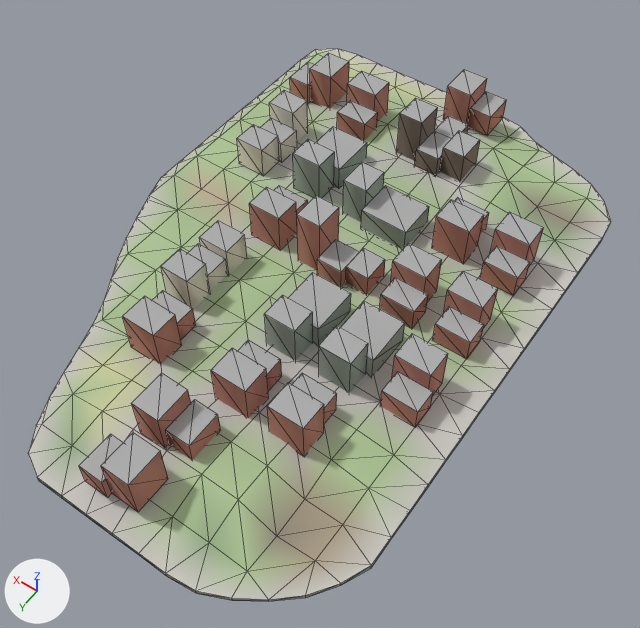
The glTF model godot_project/remake/sky/islands/SKY-025.lod1.glb as it was, and as the next commit left it.
Before and after are seen from a 50 mm camera at (-104.0, 153.0, 211.0) aimed at (-2.0, 11.0, -13.0). The axes (+X, +Y, +Z) are drawn at lower left. The lights are the same throughout. The picture after the commit comes second. Mesh edges are drawn as thin lines.

The older version as bpy lines, for what is in view:
```python
me_buildings = bpy.data.meshes.new('buildings')
me_buildings.from_pydata(...)  # 390 vertices, 490 faces; spans x -52.0..60.0, y -89.0..101.0, z 0.0..21.0
me_buildings.materials.append(mat_sky_lod_bldg)
me_deck = bpy.data.meshes.new('deck')
me_deck.from_pydata(...)  # 224 vertices, 379 faces; spans x -64.0..71.0, y -94.0..107.0, z -2.0..5.0
me_deck.materials.append(mat_sky_deck)
me_rock = bpy.data.meshes.new('rock')
me_rock.from_pydata(...)  # 189 vertices, 309 faces; spans x -64.0..71.0, y -94.0..107.0, z -53.0..0.0
me_rock.materials.append(mat_sky_rock)
ob_buildings = bpy.data.objects.new('buildings', me_buildings)
ob_buildings.location = (0.0, 0.0, 0.0)
ob_deck = bpy.data.objects.new('deck', me_deck)
ob_deck.location = (0.0, 0.0, 0.0)
ob_rock = bpy.data.objects.new('rock', me_rock)
ob_rock.location = (0.0, 0.0, 0.0)
```
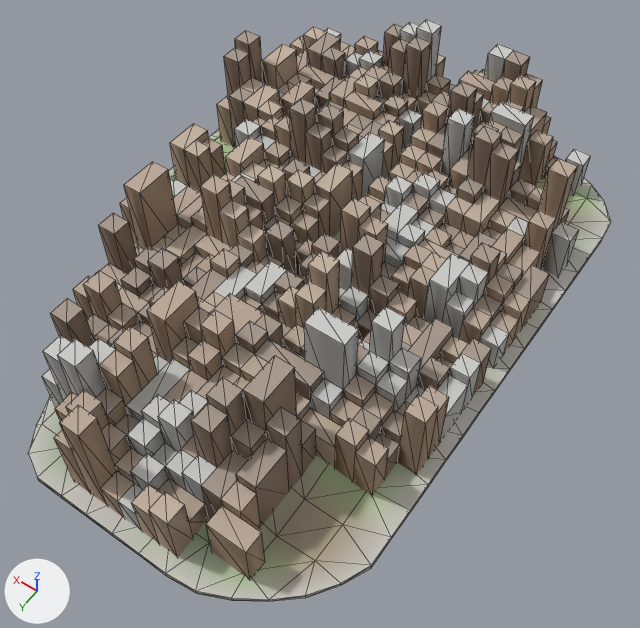
Where the change shows, as pixel boxes [x1, y1, x2, y2] in the pictures (640 x 628 px):
'warren_hull', added
    after: [42, 19, 591, 580]
'buildings', deleted
    before: [79, 52, 544, 512]
'deck', unchanged, covered by the edit
    before: [28, 49, 611, 600]
    after: [28, 129, 611, 600]

Patch to the scene script:
```diff
--- a/godot_project/remake/sky/islands/SKY-025.lod1.glb.py
+++ b/godot_project/remake/sky/islands/SKY-025.lod1.glb.py
@@ me_warren_hull @@
+me_warren_hull.from_pydata(...)  # 1833 vertices, 3870 faces; spans x -60.0..66.0, y -90.0..102.0, z 0.0..39.0
+me_warren_hull.materials.append(mat_sky_lod_bldg)
@@ ob_buildings @@
-ob_buildings = bpy.data.objects.new('buildings', me_buildings)
-ob_buildings.location = (0.0, 0.0, 0.0)
@@ ob_warren_hull @@
+ob_warren_hull = bpy.data.objects.new('warren_hull', me_warren_hull)
+ob_warren_hull.location = (0.0, 0.0, 0.0)
```
